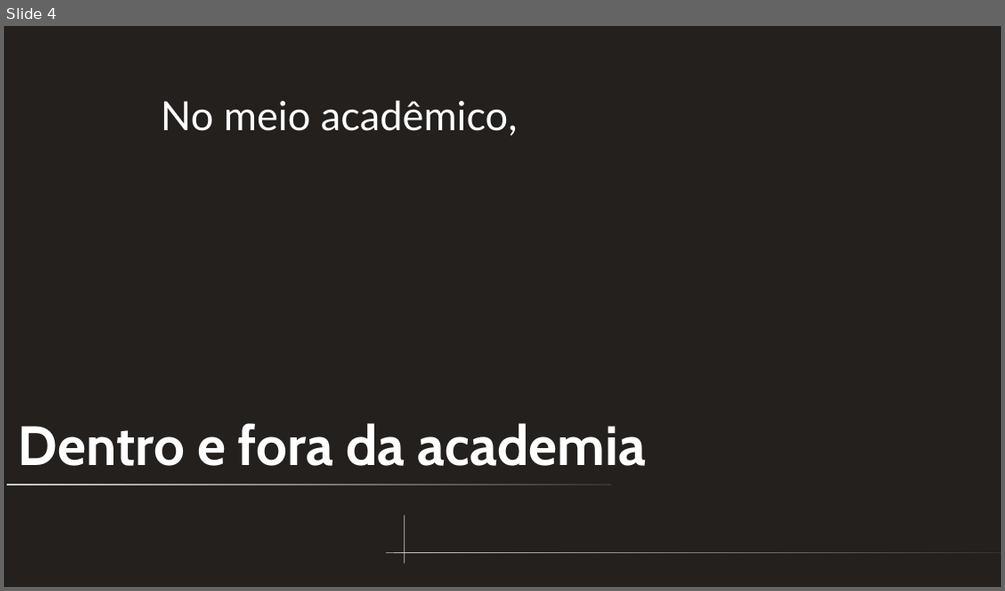
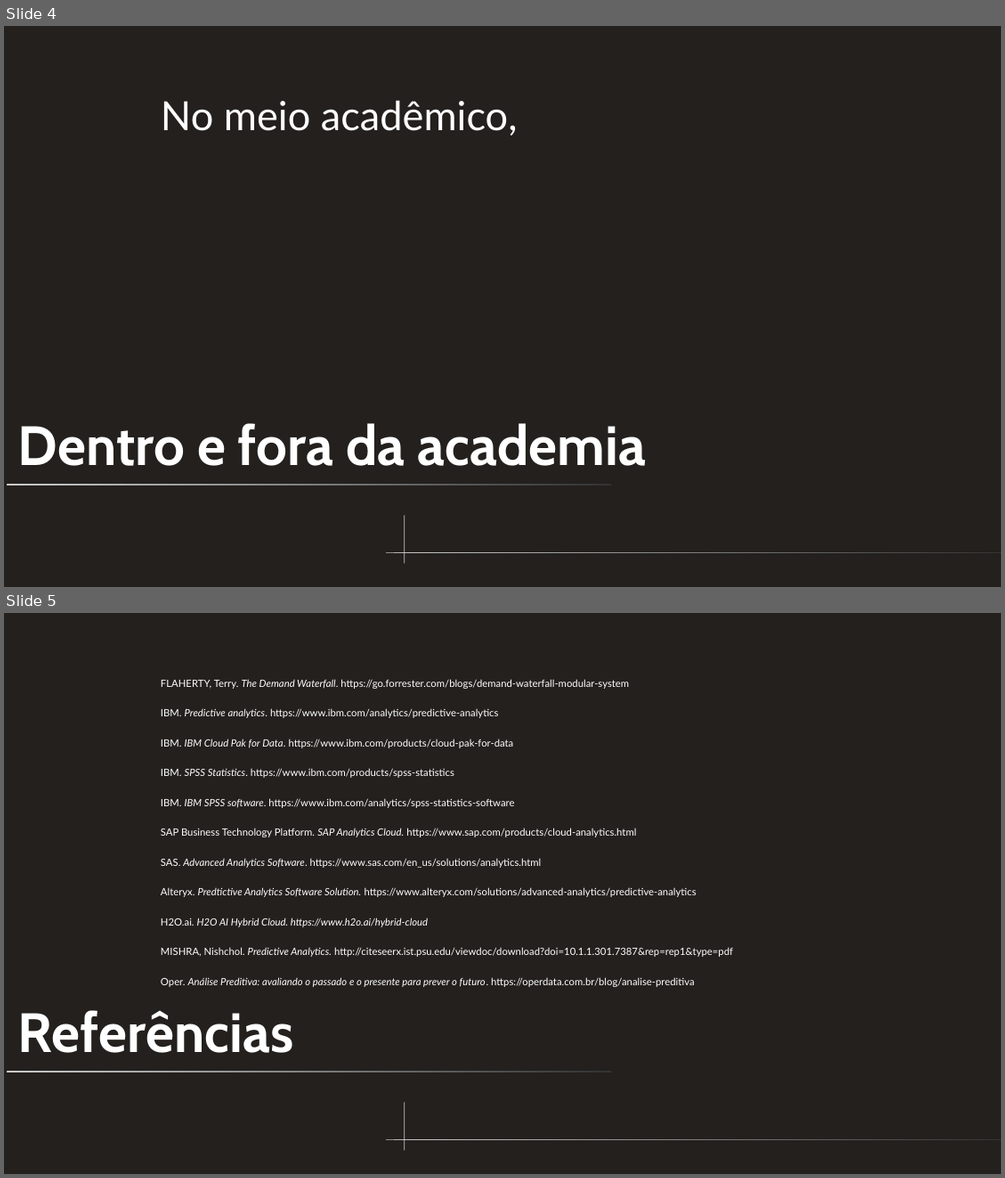
Before and after one commit to gbrlgian/compsci, a slide deck: term_5/artificial_intel/presentation/portfolio_slide.odp. Shown one above the other, each under a label of ours: slide 4 before the commit, slides 4 and 5 after it. The pictures are 1005x591 and 1005x1178 pixels, drawn with LibreOffice and Linux fonts; fonts in the diff are those of the drawing. Boxes give left, top, right and bottom in pixels: in the first picture for what was removed or moved away, otherwise in the second. Text is boxed around its words. In the diff, an @@ line names an element or a change of style, - is before the commit and + after.

Commit message:
Update presentation slides

```diff
--- a/term_5/artificial_intel/presentation/portfolio_slide.odp
+++ b/term_5/artificial_intel/presentation/portfolio_slide.odp
@@ slide 5 added at <box>4,613,1001,1174</box>, background #23201D; not listed: 3 template elements that a slide beside it also shows @@
@@ text added at <box>161,679,733,987</box>, 8 pt, text #FFFFFF @@
+FLAHERTY, Terry. The Demand Waterfall. https://go.forrester.com/blogs/demand-waterfall-modular-system
+IBM. Predictive analytics. https://www.ibm.com/analytics/predictive-analytics
+IBM. IBM Cloud Pak for Data. https://www.ibm.com/products/cloud-pak-for-data
+IBM. SPSS Statistics. https://www.ibm.com/products/spss-statistics
+IBM. IBM SPSS software. https://www.ibm.com/analytics/spss-statistics-software
+SAP Business Technology Platform. SAP Analytics Cloud. https://www.sap.com/products/cloud-analytics.html
+SAS. Advanced Analytics Software. https://www.sas.com/en_us/solutions/analytics.html
+Alteryx. Predtictive Analytics Software Solution. https://www.alteryx.com/solutions/advanced-analytics/predictive-analytics
+H2O.ai. H2O AI Hybrid Cloud. https://www.h2o.ai/hybrid-cloud
+MISHRA, Nishchol. Predictive Analytics. http://citeseerx.ist.psu.edu/viewdoc/download?doi=10.1.1.301.7387&rep=rep1&type=pdf
+Oper. Análise Preditiva: avaliando o passado e o presente para prever o futuro. https://operdata.com.br/blog/analise-preditiva
@@ title added at <box>18,1010,293,1053</box>, 44 pt, text #FFFFFF, bold @@
+Referências
```
Also in this commit, not shown: 1 slide changed, 1 slide removed.
